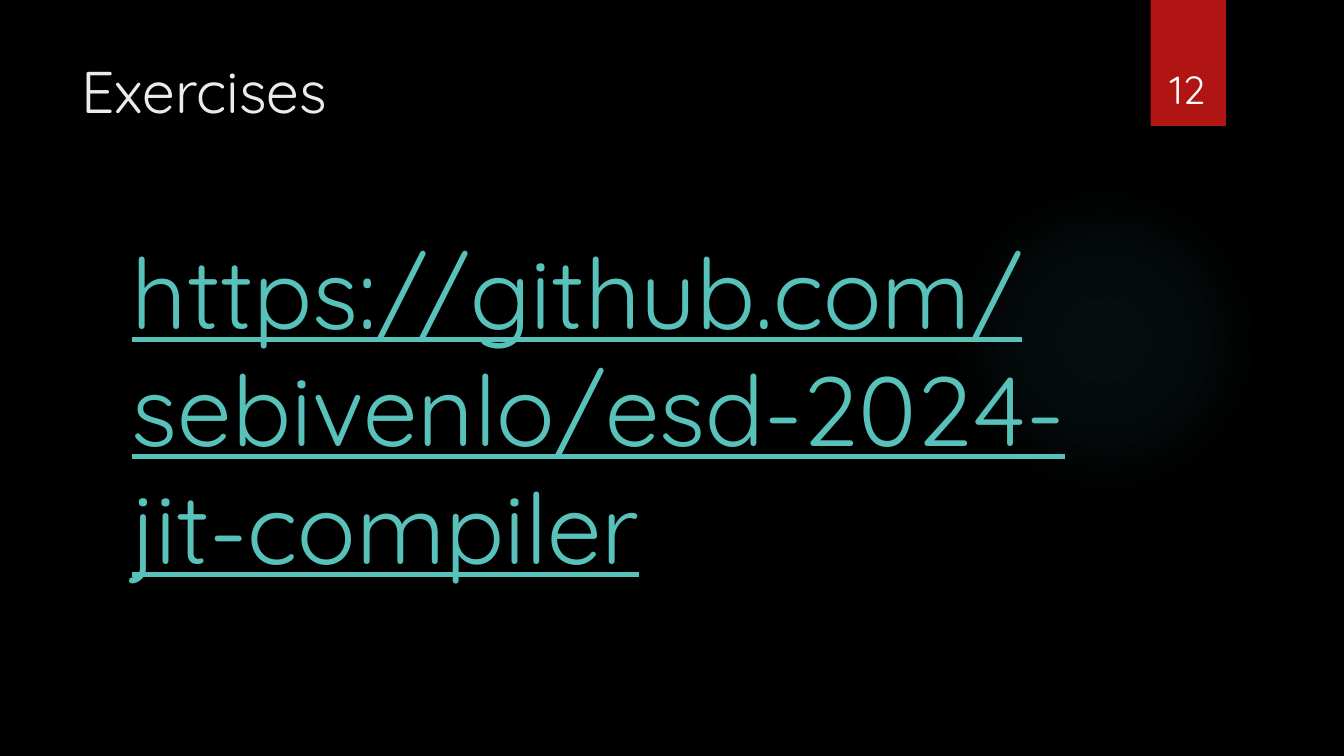
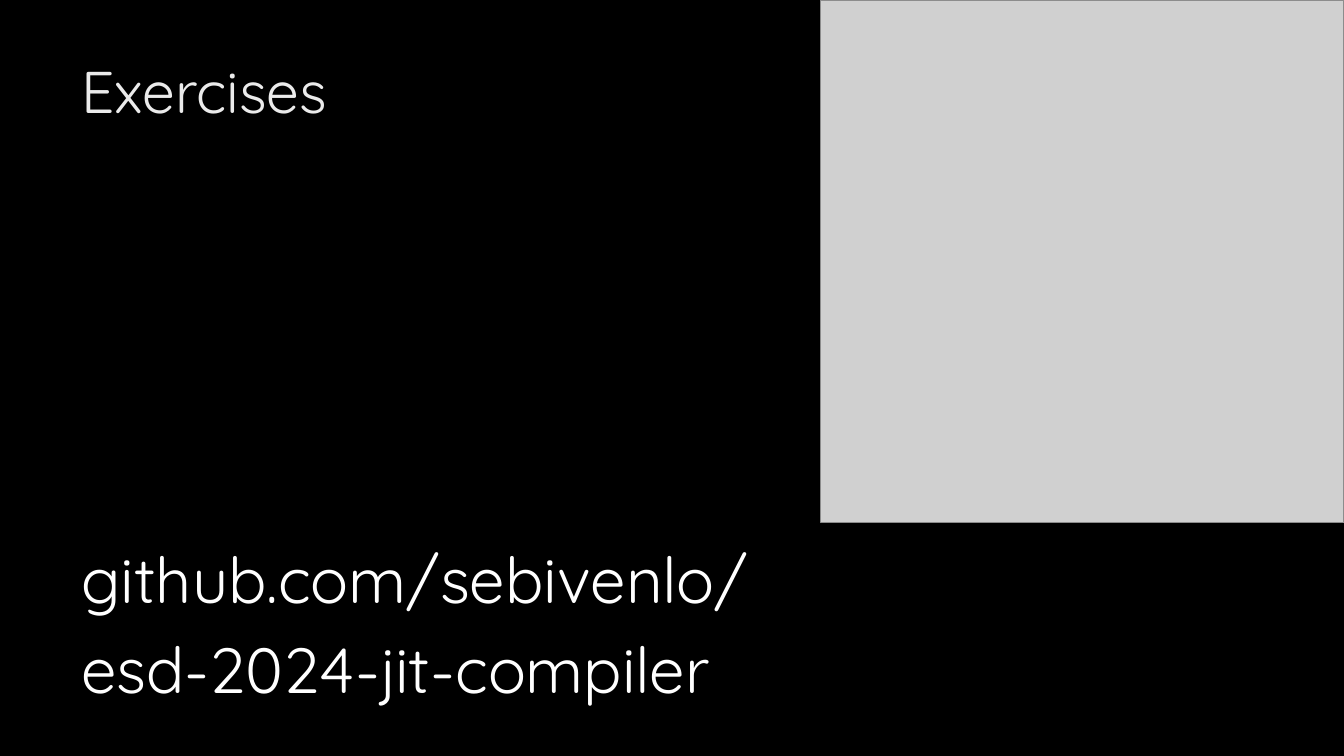
Before and after one commit to sebivenlo/esd-2024-jit-compiler, a slide deck: slide 12 of documents/presentation/presentation jit compiler.pptx. Drawn at 1344x756 pixels with LibreOffice and Linux fonts; fonts in the diff are those of the drawing; grey boxes stand for pictures; background and template pictures are left out. Boxes give left, top, right and bottom in pixels: in the first picture for what was removed or moved away, otherwise in the second. Text is boxed around its words. In the diff, an @@ line names an element or a change of style, - is before the commit and + after.

```diff
--- a/documents/presentation/presentation jit compiler.pptx
+++ b/documents/presentation/presentation jit compiler.pptx
@@ picture added at (821,0,1344,523) @@
@@ page number removed at (1170,76,1205,104) @@
-12
@@ ellipse removed at (949,185,1259,495) @@
@@ text at (81,552,748,706): text changed; size 70 to 45.5 pt; text colour #58C1BA to #FFFFFF @@
-https://github.com/sebivenlo/esd-2024-jit-compiler
+github.com/sebivenlo/
+esd-2024-jit-compiler
```
Also in this commit, not shown: 3 other slides changed.
